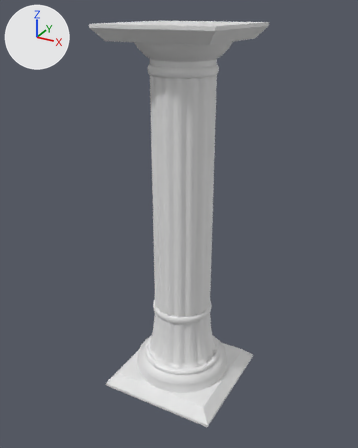
The Blender file transistormuseum/Assets/models/column.blend, before and after one commit.
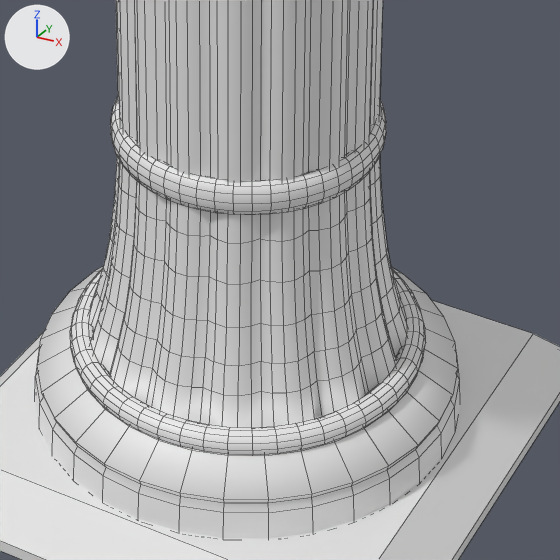
There are two pictures of each version: one whole from a 50 mm camera at (3.55, -6.59, 6.3) aimed at (-0.05, -0.04, 3.03), one close up on the part from 36% to 69% of the width and 62% to 89% of the height. Every picture has the same lights, and +X, +Y and +Z are marked at upper left. The close-ups show mesh edges as thin lines.

Script lines for the objects in view, before the commit:
```python
me_circle = bpy.data.meshes.new('Circle')
me_circle.from_pydata(...)  # 2936 vertices, 2820 faces; spans x -1.02..1.02, y -1.02..1.02, z 0.01..6.09
ob_column = bpy.data.objects.new('column', me_circle)
ob_column.location = (0.0, 0.0, 0.0)
```
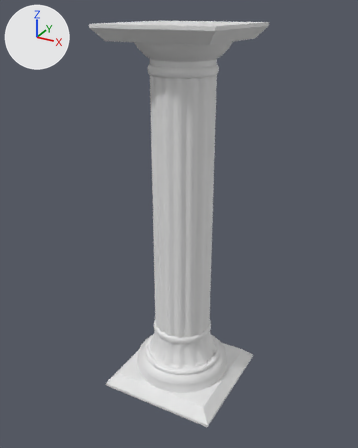
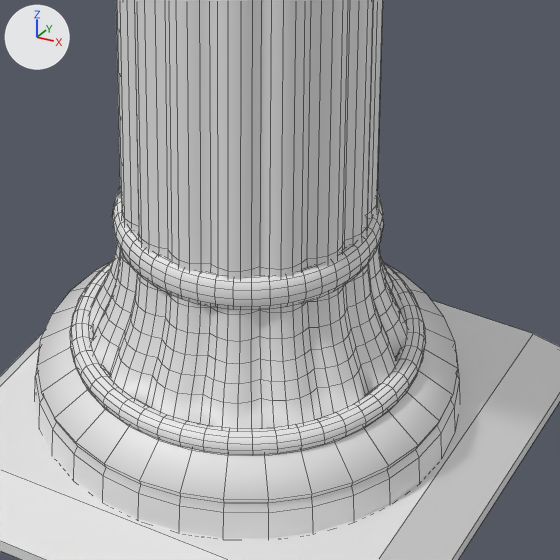
Where the change shows, as pixel boxes (x1, y1, x2, y2) in the close-ups (560 x 560 px; the box of a moved part takes in the faces that stretch with it):
part 1 of me_circle, moved or reshaped: before (110, 96, 386, 215); after (112, 188, 384, 310)
part 2 of me_circle, moved or reshaped: before (116, 0, 383, 183); after (116, 0, 383, 272)
part 3 of me_circle, moved or reshaped: before (117, 156, 380, 244); after (120, 190, 377, 315)
part 4 of me_circle, moved or reshaped: before (114, 162, 383, 285); after (116, 245, 381, 342)
part 5 of me_circle, moved or reshaped: before (110, 198, 387, 328); after (111, 252, 386, 364)
part 6 of me_circle, moved or reshaped: before (104, 237, 393, 366); after (104, 257, 393, 384)
part 7 of me_circle, moved or reshaped: before (89, 266, 408, 428); after (89, 270, 408, 429)

Edits to the bpy script that builds the scene:
```text
Change me_circle:
    where me_circle.from_pydata(...)  # 2936 vertices, 2820 faces; spans x -1.02..1.02, y -1.02..1.02, z 0.01..6.09
    used by ob_column; location = (0.0, 0.0, 0.0)
    me_circle part 1: the loose piece of 576 vertices spanning x -0.52..0.52, y -0.52..0.52, z 1.39..1.53 is moved by (0.0, 0.0, -0.41)
    me_circle part 2: all 80 vertices in x -0.49..0.49, y -0.49..0.49, z 1.47 are moved by (0.0, 0.0, -0.33)
    me_circle part 3: all 80 vertices in x -0.5..0.5, y -0.5..0.5, z 1.27 are moved by (0.0, 0.0, -0.31)
    me_circle part 4: all 80 vertices in x -0.51..0.51, y -0.51..0.51, z 1.1 are moved by (0.0, 0.0, -0.25)
    me_circle part 5: all 80 vertices in x -0.53..0.53, y -0.53..0.53, z 0.92..0.93 are moved by (0.0, 0.0, -0.16)
    me_circle part 6: all 80 vertices in x -0.56..0.56, y -0.56..0.56, z 0.77..0.78 are moved by (0.0, 0.0, -0.08)
    me_circle part 7: all 80 vertices in x -0.59..0.59, y -0.59..0.59, z 0.66..0.67 are moved by (0.0, 0.0, -0.03)
```
